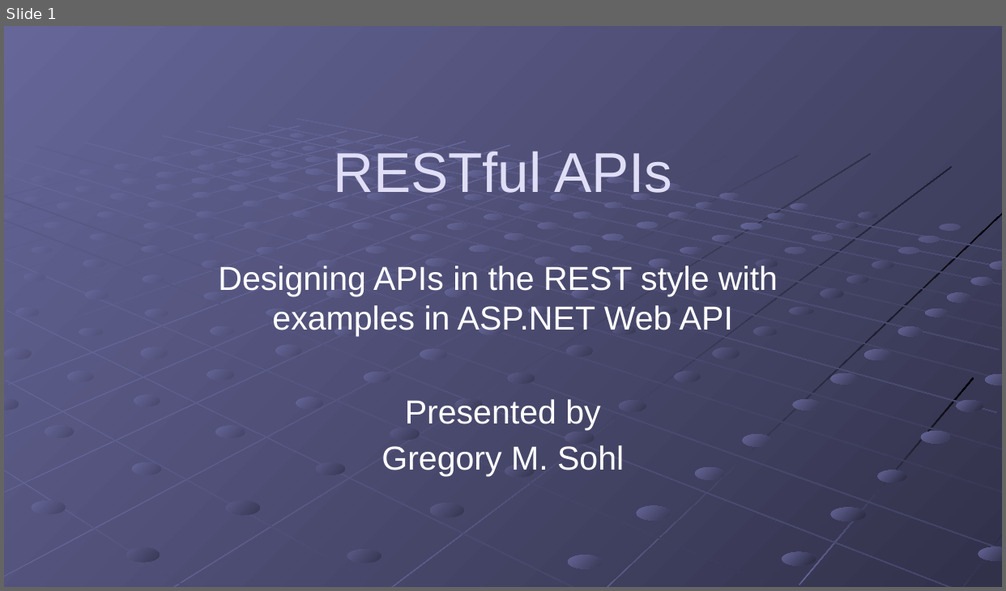
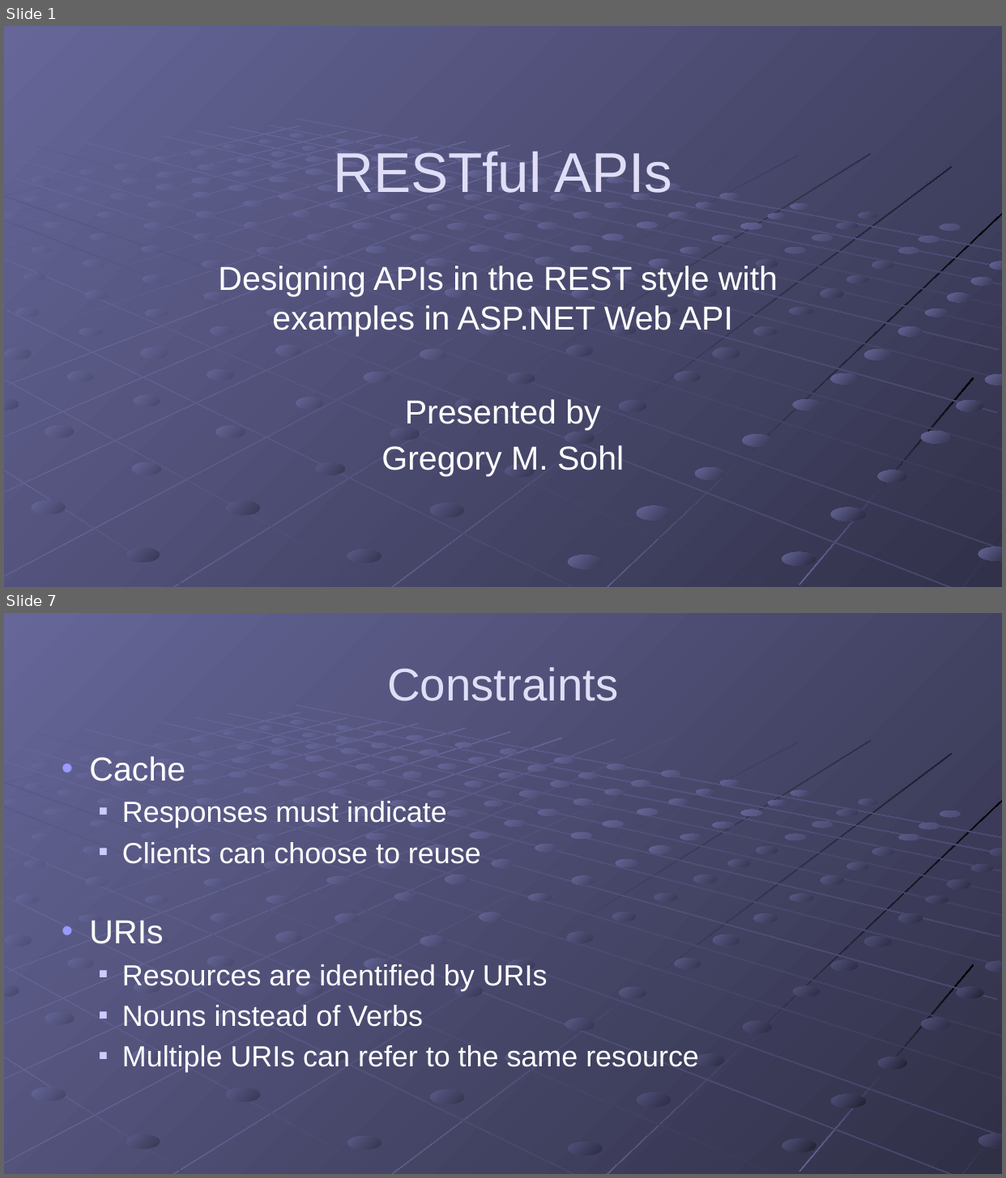
Before and after one commit to gregsohl/RESTFul_API_Presentation, a slide deck: Presentation/RESTful APIs.pptx. Shown one above the other, each under a label of ours: slide 1 before the commit, slides 1 and 7 after it; the slides between them are not shown. The pictures are 1006x591 and 1006x1178 pixels, drawn with LibreOffice and Linux fonts; fonts in the diff are those of the drawing. Boxes give left, top, right and bottom in pixels: in the first picture for what was removed or moved away, otherwise in the second. Text is boxed around its words. In the diff, an @@ line names an element or a change of style, - is before the commit and + after.

Commit message:
Almost done with Constraints in PPT

```diff
--- a/Presentation/RESTful APIs.pptx
+++ b/Presentation/RESTful APIs.pptx
@@ slide 7 added at <box>4,613,1002,1174</box>, background gradient #666699 to #49496D; not listed: 92 template elements that a slide beside it also shows @@
@@ title added at <box>387,667,618,701</box>, 44 pt, text #DFDEF6 @@
+Constraints
@@ text added at <box>89,756,699,1072</box>, 28 pt, text #FFFFFF @@
+• Cache
+  ■ Responses must indicate
+  ■ Clients can choose to reuse
+• URIs
+  ■ Resources are identified by URIs
+  ■ Nouns instead of Verbs
+  ■ Multiple URIs can refer to the same resource
@@ group added at <box>4,705,1002,1174</box>: 104 ellipses, 19 rectangles @@
```
Also in this commit, not shown: 2 slides changed, 6 other slides added.
